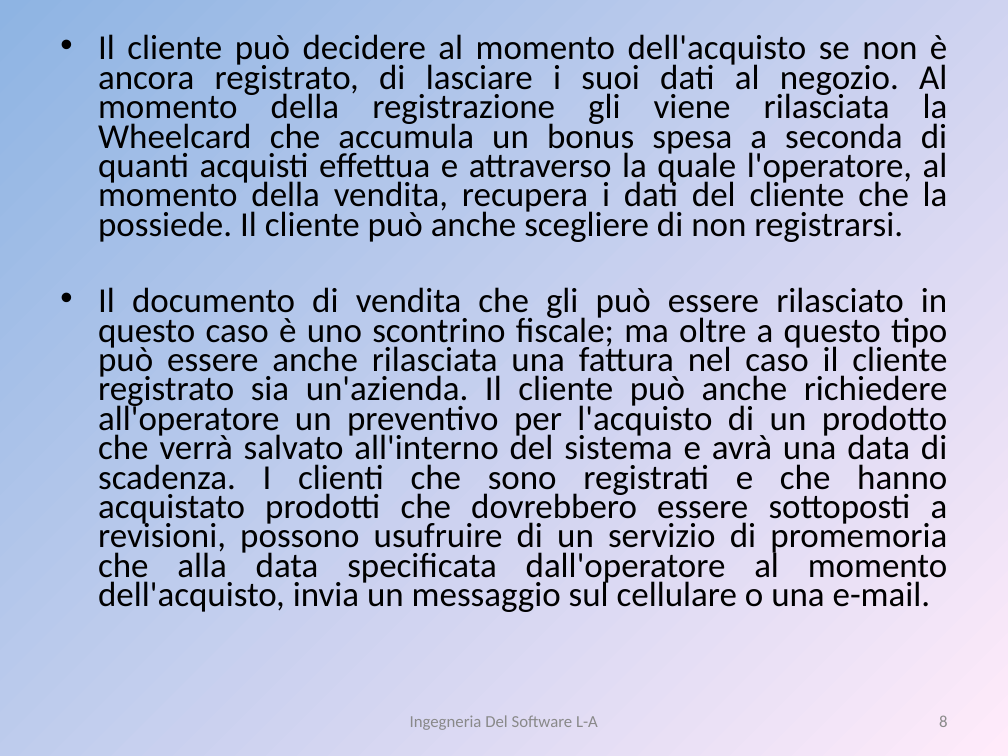
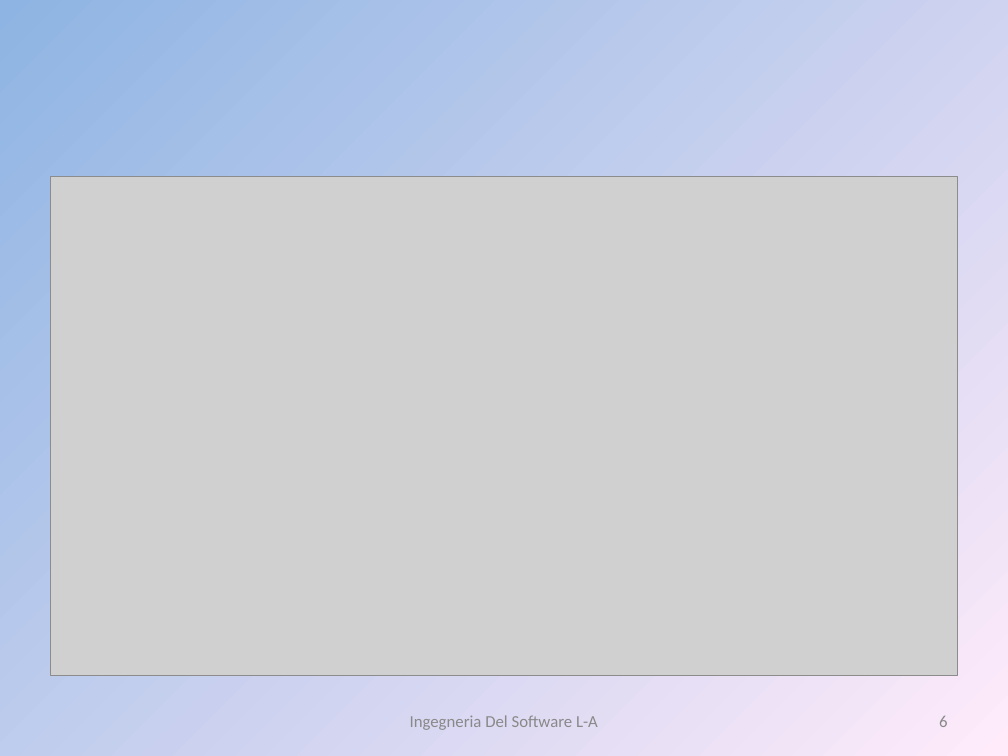
Before and after one commit to liannario/ingsoftbo, a slide deck: slide 6 of ViaggiateSicuri.ppt (slide 8 before the commit). Drawn at 1008x756 pixels with LibreOffice and Linux fonts; fonts in the diff are those of the drawing; grey boxes stand for pictures. Boxes give left, top, right and bottom in pixels: in the first picture for what was removed or moved away, otherwise in the second. Text is boxed around its words. In the diff, an @@ line names an element or a change of style, - is before the commit and + after.

```diff
--- a/ViaggiateSicuri.ppt
+++ b/ViaggiateSicuri.ppt
@@ text removed at box(98, 34, 948, 612) @@
-• Il cliente può decidere al momento dell'acquisto se non è ancora registrato, di lasciare i suoi dati al negozio. Al momento della registrazione gli viene rilasciata la Wheelcard che accumula un bonus spesa a seconda di quanti acquisti effettua e attraverso la quale l'operatore, al momento della vendita, recupera i dati del cliente che la possiede. Il cliente può anche scegliere di non registrarsi.
-• Il documento di vendita che gli può essere rilasciato in questo caso è uno scontrino fiscale; ma oltre a questo tipo può essere anche rilasciata una fattura nel caso il cliente registrato sia un'azienda. Il cliente può anche richiedere all'operatore un preventivo per l'acquisto di un prodotto che verrà salvato all'interno del sistema e avrà una data di scadenza. I clienti che sono registrati e che hanno acquistato prodotti che dovrebbero essere sottoposti a revisioni, possono usufruire di un servizio di promemoria che alla data specificata dall'operatore al momento dell'acquisto, invia un messaggio sul cellulare o una e-mail.
@@ picture added at box(50, 176, 958, 675) @@
@@ page number at box(939, 716, 947, 727): text changed @@
-8
+6
```
Also in this commit, not shown: 4 other slides changed, 11 slides added, 1 slide removed.
